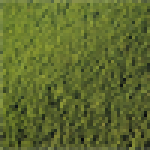
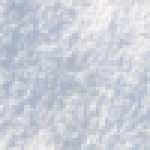
Two versions of the same layered image (150px x 150px). Layer-by-layer changes:
hid "bosque" over [0, 0, 150, 150]
added layer "Layer 1" above "nieve" over [0, 0, 150, 150]
